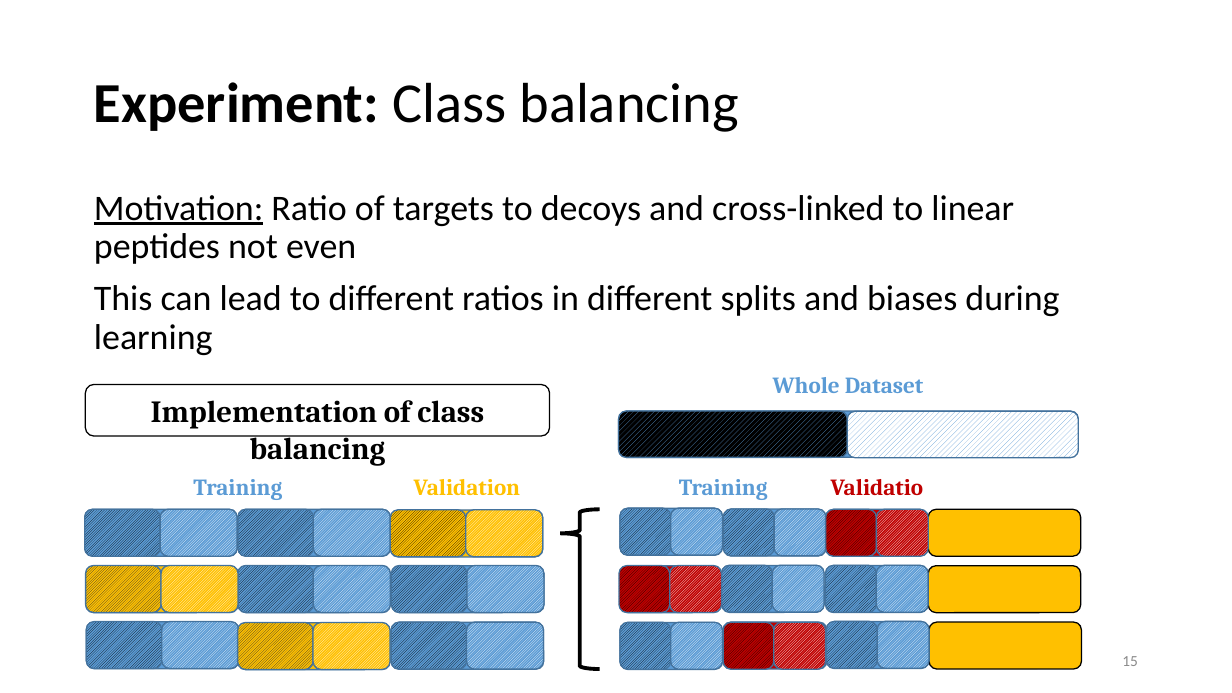
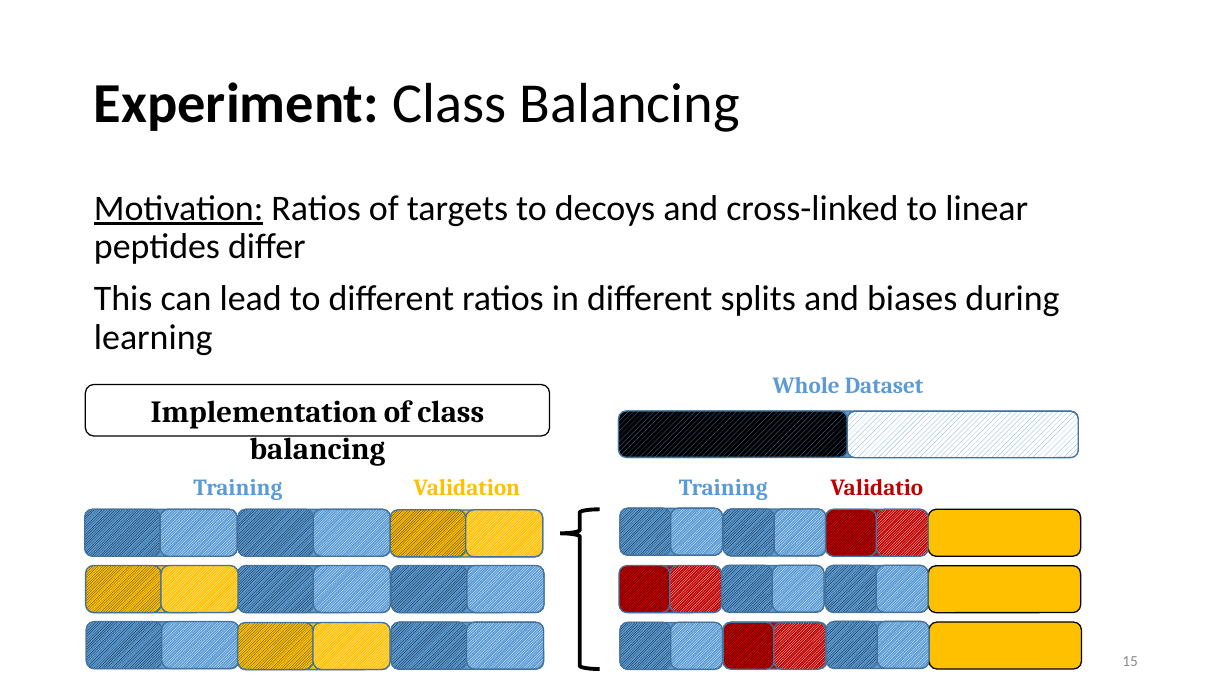
Before and after one commit to emilpaulitz/Bachelor-Thesis, a slide deck: slide 15 of doc/presentation_v2.pptx. Drawn at 1232x693 pixels with LibreOffice and Linux fonts; fonts in the diff are those of the drawing. Boxes give left, top, right and bottom in pixels: in the first picture for what was removed or moved away, otherwise in the second. Text is boxed around its words. In the diff, an @@ line names an element or a change of style, - is before the commit and + after.

```diff
--- a/doc/presentation_v2.pptx
+++ b/doc/presentation_v2.pptx
@@ title at (94, 82, 739, 132): text changed @@
-Experiment: Class balancing
+Experiment: Class Balancing
@@ text at (94, 195, 1028, 264): text changed @@
-Motivation: Ratio of targets to decoys and cross-linked to linear peptides not even
+Motivation: Ratios of targets to decoys and cross-linked to linear peptides differ
```
Also in this commit, not shown: 14 other slides changed.
